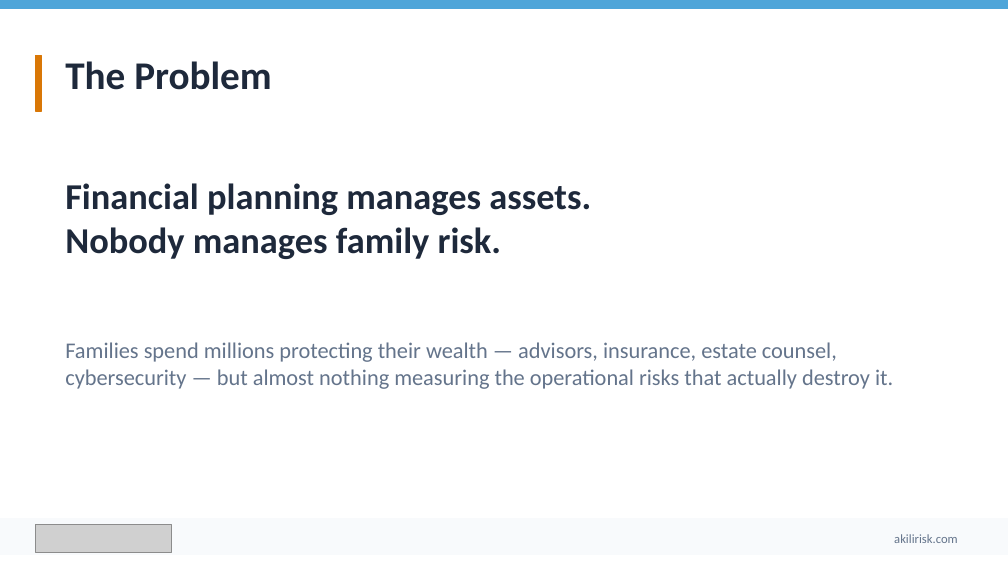
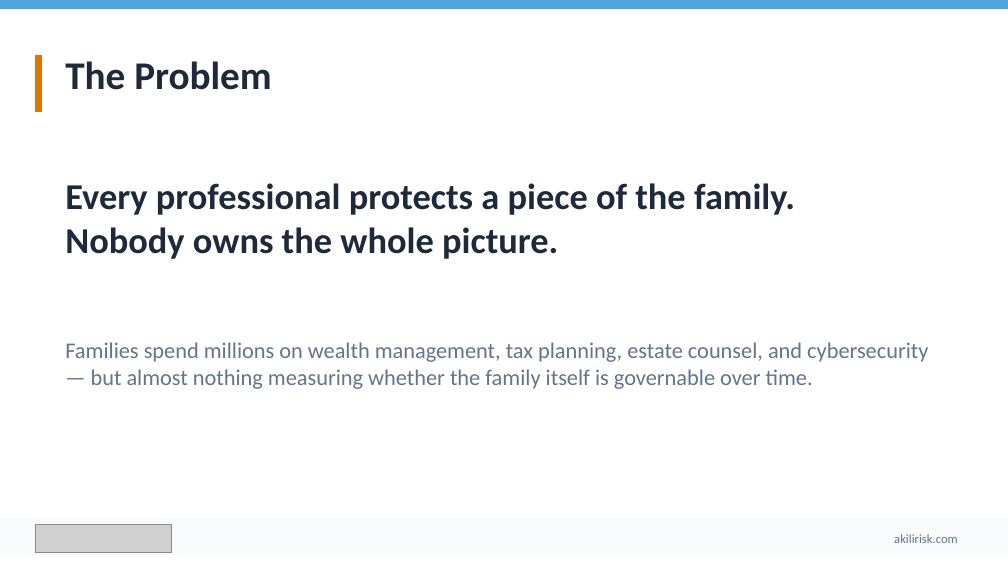
Before and after one commit to ebillyweb/AKILIRisk, a slide deck: slide 2 of docs/pitch-decks/Akili-Investor-Deck.pptx. Drawn at 1008x567 pixels with LibreOffice and Linux fonts; fonts in the diff are those of the drawing; grey boxes stand for pictures. Boxes give left, top, right and bottom in pixels: in the first picture for what was removed or moved away, otherwise in the second. Text is boxed around its words. In the diff, an @@ line names an element or a change of style, - is before the commit and + after.

Commit message:
refactor: update pitch deck content and positioning for professional firms
- Revised the pitch deck to emphasize AKILI as a governance intelligence platform for affluent families and the professional firms that serve them, rather than solely for wealth advisors.
- Updated key messaging across multiple slides to reflect a unified approach to family governance, highlighting the collaborative role of various professionals (CPAs, estate attorneys, etc.) in managing family risk.
- Enhanced descriptions of the product's features and benefits to align with the new positioning, ensuring clarity on the platform's value proposition for both families and professional firms.
- Adjusted the business model and market segmentation to better represent the diverse professional audience and their specific needs.
- Made corresponding updates to related documentation and outreach templates to maintain consistency in messaging.

```diff
--- a/docs/pitch-decks/Akili-Investor-Deck.pptx
+++ b/docs/pitch-decks/Akili-Investor-Deck.pptx
@@ text at (x1=65, y1=183, x2=795, y2=259): text changed @@
-Financial planning manages assets.
-Nobody manages family risk.
+Every professional protects a piece of the family.
+Nobody owns the whole picture.
@@ text at (x1=65, y1=342, x2=928, y2=389): text changed @@
-Families spend millions protecting their wealth — advisors, insurance, estate counsel, cybersecurity — but almost nothing measuring the operational risks that actually destroy it.
+Families spend millions on wealth management, tax planning, estate counsel, and cybersecurity — but almost nothing measuring whether the family itself is governable over time.
```
Also in this commit, not shown: 11 other slides changed, 19 other files.
